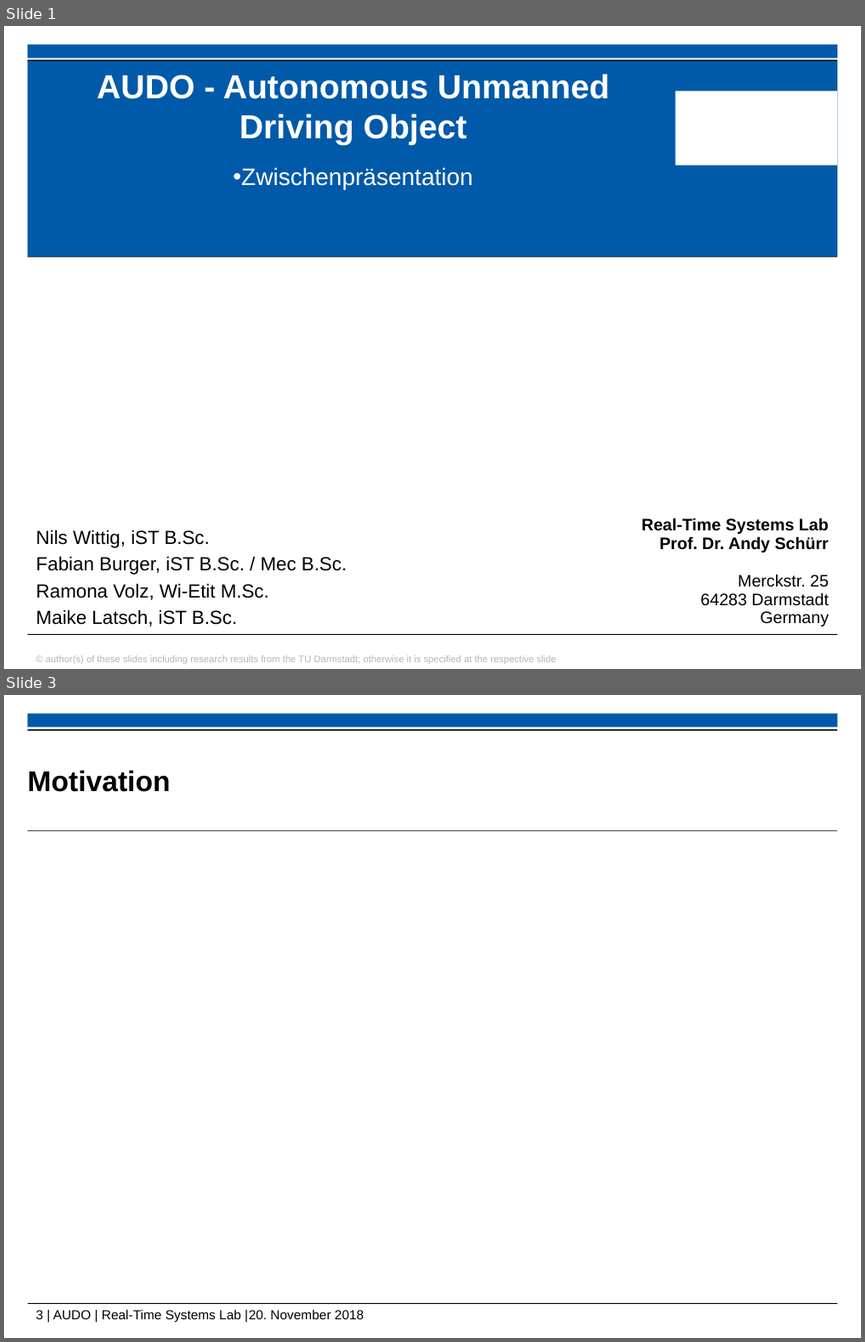
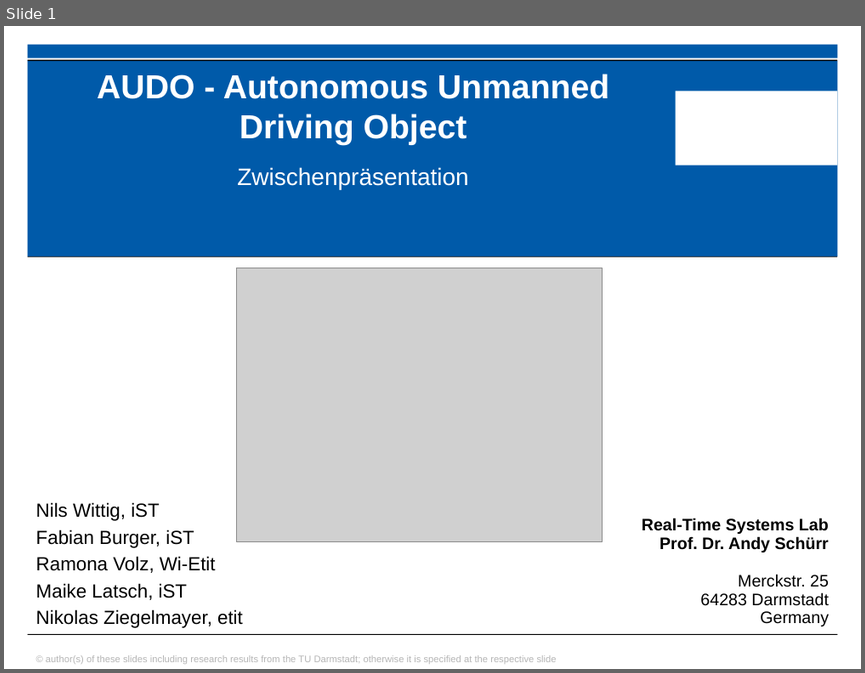
Before and after one commit to ramona3300/AUDO, a slide deck: Dokumente/Präsentationen/Zwischenpräsentation.pptx. Shown one above the other, each under a label of ours: slides 1 and 3 before the commit, slide 1 after it; the slides between them are not shown. The pictures are 865x1342 and 865x673 pixels, drawn with LibreOffice and Linux fonts; fonts in the diff are those of the drawing; grey boxes stand for pictures; background and template pictures are left out. Boxes give left, top, right and bottom in pixels: in the first picture for what was removed or moved away, otherwise in the second. Text is boxed around its words. In the diff, an @@ line names an element or a change of style, - is before the commit and + after.

```diff
--- a/Dokumente/Präsentationen/Zwischenpräsentation.pptx
+++ b/Dokumente/Präsentationen/Zwischenpräsentation.pptx
@@ slide 3 removed at box(4, 695, 861, 1338), background #FFFFFF; not listed: 1 template element that a slide beside it also shows @@
@@ rectangle removed at box(27, 729, 837, 731) @@
@@ title removed at box(28, 770, 171, 792) @@
-Motivation
@@ line removed from (27, 831) to (837, 831) @@
@@ line removed from (28, 1304) to (838, 1304) @@
@@ text removed at box(36, 1310, 364, 1322) @@
-3 | AUDO | Real-Time Systems Lab |20. November 2018
@@ slide 1 changed as well @@
@@ subtitle "Zwischenpräsentation" at box(237, 167, 469, 189): bullet • to none @@
@@ picture added at box(237, 267, 602, 542) @@
@@ text at box(36, 502, 243, 628): text changed @@
-Nils Wittig, iST B.Sc.
-Fabian Burger, iST B.Sc. / Mec B.Sc.
-Ramona Volz, Wi-Etit M.Sc.
-Maike Latsch, iST B.Sc.
+Nils Wittig, iST
+Fabian Burger, iST
+Ramona Volz, Wi-Etit
+Maike Latsch, iST
+Nikolas Ziegelmayer, etit
```
Also in this commit, not shown: 1 other slide changed, 4 slides added, 2 other slides removed, 10 other files.
